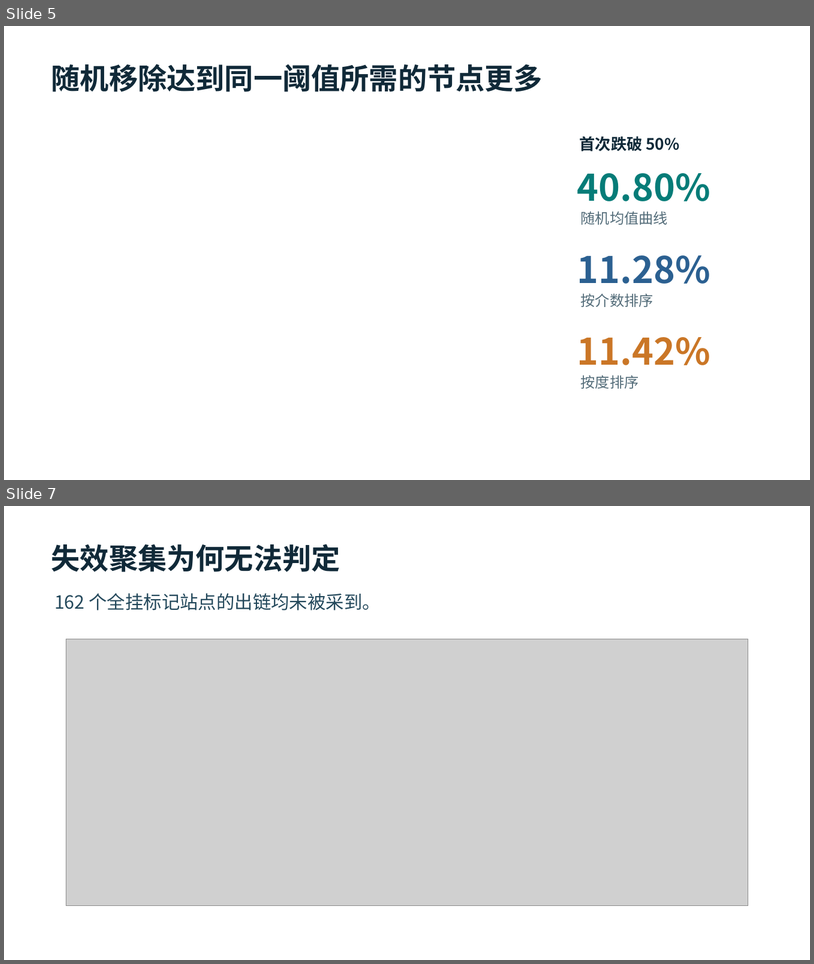
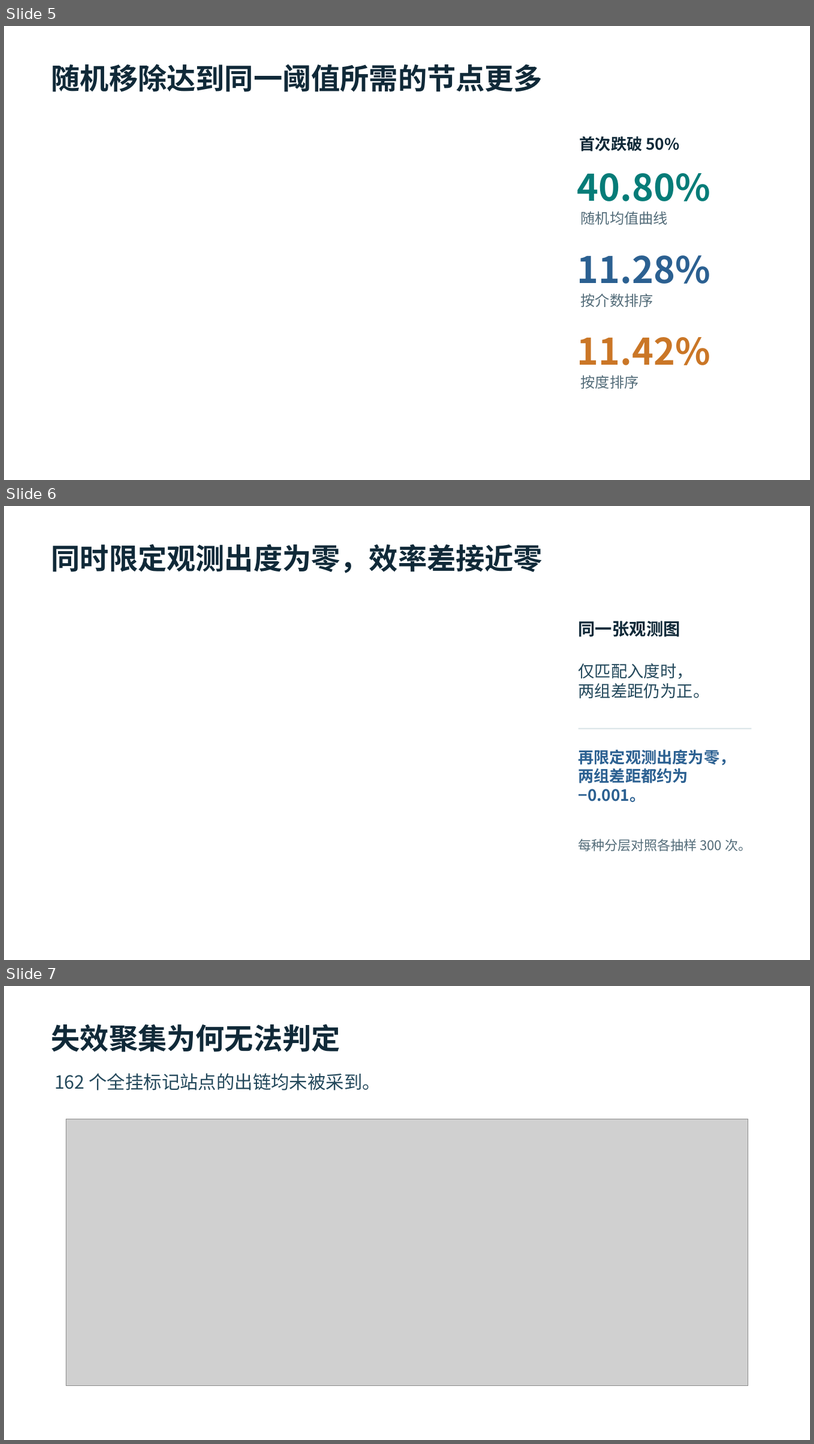
Before and after one commit to ge-shuai/CSA_HW, a slide deck: report/USTC网站群网络分析_课堂汇报.pptx. Shown one above the other, each under a label of ours: slides 5 and 7 before the commit, slides 5, 6 and 7 after it; the slides between them are not shown. The pictures are 814x964 and 814x1444 pixels, drawn with LibreOffice and Linux fonts; fonts in the diff are those of the drawing; grey boxes stand for pictures. Boxes give left, top, right and bottom in pixels: in the first picture for what was removed or moved away, otherwise in the second. Text is boxed around its words. In the diff, an @@ line names an element or a change of style, - is before the commit and + after.

Commit message:
补充观测出度对照并统一汇报交付

```diff
--- a/report/USTC网站群网络分析_课堂汇报.pptx
+++ b/report/USTC网站群网络分析_课堂汇报.pptx
@@ slide 6 added at box(4, 506, 810, 960), background #FFFFFF @@
@@ text added at box(51, 544, 543, 573), 34.5 pt, text #102938, bold @@
+同时限定观测出度为零，效率差接近零
@@ text added at box(579, 621, 681, 637), 20.2 pt, text #102938, bold @@
+同一张观测图
@@ text added at box(579, 663, 710, 699), 19.5 pt, text #23485B @@
+仅匹配入度时，
+两组差距仍为正。
@@ rectangle added at box(579, 728, 752, 729), fill #D8E3E6 @@
@@ text added at box(579, 749, 736, 802), 18.8 pt, text #2B6091, bold @@
+再限定观测出度为零，
+两组差距都约为 −0.001。
@@ text added at box(579, 838, 752, 851), 15.8 pt, text #536C79 @@
+每种分层对照各抽样 300 次。
```
Also in this commit, not shown: 2 slides changed, 1 slide removed, 20 other files.
